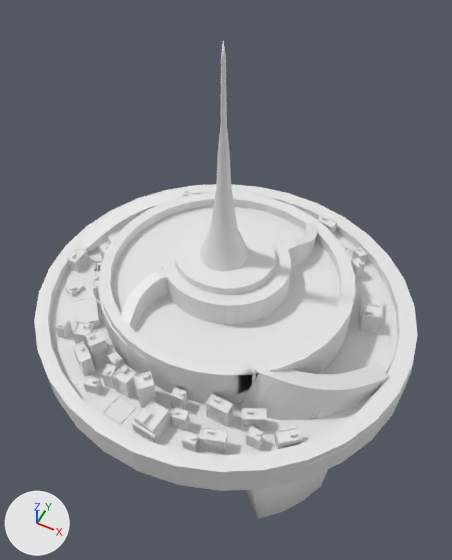
The OBJ model verfiyme/citymodel/city.obj: old version first, new version second.
One viewpoint serves both versions: a 50 mm camera at (1.09, -1.85, 3.49) aimed at (-0.03, 0.39, 0.69). Lighting does not change. The marker at lower left points along +X, +Y and +Z. Where no turn or scale is listed for an object, it has been applied to the vertices.

In view in the first picture: 'Building_Tall.001_Cube.023', 'Building_Tall.002_Cube.024', 'Building_Tall_Cube.022', 'Building_Wide.002_Cube.013', 'Building_Wide.007_Cube.037', 'Building_Wide.008_Cube.000', 'Building_Wide.009_Cube.002', 'Building_Wide_Cube.011', 'City_Base_Cone.001', 'Cube.001_Cube.032', 'Cube.002_Cube.040', 'Cube_Cube.030', 'Factory_Cube.021', 'Level_1_Cylinder.002', 'Level_2_Cylinder.001', 'Level_3_Cylinder', 'Plane', 'Plane.001', 'The_Tower_Cone.002'.
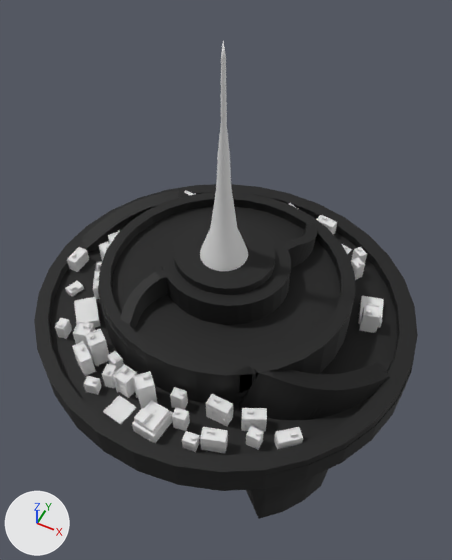
Pixel boxes [x1, y1, x2, y2] of what changed, in the pictures (452 x 560 px):
'Level_2_Cylinder.001', recoloured (white to black)
    both: [75, 191, 392, 420]
'Level_3_Cylinder', recoloured (white to black)
    both: [34, 184, 418, 491]
'Level_1_Cylinder.002', recoloured (white to black)
    both: [120, 218, 318, 329]
'The_Tower_Cone.002', recoloured
    both: [200, 106, 248, 271]
'City_Base_Cone.001', recoloured (white to black)
    both: [246, 469, 328, 519]
'Building_Wide_Cube.011', recoloured
    both: [206, 394, 233, 426]
'Building_Wide.008_Cube.000', recoloured
    both: [67, 247, 89, 272]
'Cube.001_Cube.032', recoloured
    both: [358, 296, 384, 327]
'Cube.002_Cube.040', recoloured
    both: [65, 281, 84, 297]
'Building_Wide.007_Cube.037', recoloured
    both: [99, 242, 110, 261]
'Plane.001', recoloured
    both: [346, 247, 352, 254]

The change in detail:
Material 'Buidlings' (mat_buidlings) is new.
Its base color is (0.79, 0.79, 0.79) (white #e6e6e6).
Its roughness is 0.69.
Material 'City_Struc' (mat_city_struc) is new.
Its base color is (0.00329, 0.00329, 0.00329) (black #0b0b0b).
Its roughness is 0.69.
me_building_wide_007_cube_037 has 662 vertices, 1320 faces and spans x -0.7737..-0.6425, y 0.1104..0.2255, z 0.7196..0.8615.
me_building_wide_007_cube_037 now uses material mat_buidlings (white #e6e6e6).
me_building_wide_008_cube_000 has 662 vertices, 1320 faces and spans x -0.9023..-0.8396, y 0.022..0.1406, z 0.6787..0.8206.
me_building_wide_008_cube_000 now uses material mat_buidlings (white #e6e6e6).
me_building_wide_009_cube_002 has 662 vertices, 1320 faces and spans x 0.6539..0.7829, y -0.5148..-0.3934, z 0.6974..0.8393.
me_building_wide_009_cube_002 now uses material mat_buidlings (white #e6e6e6).
me_building_wide_cube_011 has 662 vertices, 1320 faces and spans x 0.303..0.4226, y -0.5038..-0.4392, z 0.7377..0.8796.
me_building_wide_cube_011 now uses material mat_buidlings (white #e6e6e6).
me_city_base_cone_001 has 1727 vertices, 3423 faces, 68 loose edges and spans x -0.95..0.99, y -0.74..1.1, z -1.35..0.68.
me_city_base_cone_001 now uses material mat_city_struc (black #0b0b0b).
me_cube_001_cube_032 has 402 vertices, 800 faces and spans x 0.746..0.904, y 0.385..0.582, z 0.719..0.783.
me_cube_001_cube_032 now uses material mat_buidlings (white #e6e6e6).
me_cube_002_cube_040 has 450 vertices, 896 faces and spans x -0.8107..-0.7281, y -0.1528..-0.0538, z 0.7229..0.7737.
me_cube_002_cube_040 now uses material mat_buidlings (white #e6e6e6).
me_cube_cube_030 has 402 vertices, 800 faces and spans x -0.69..-0.486, y -0.339..-0.129, z 0.719..0.783.
me_cube_cube_030 now uses material mat_buidlings (white #e6e6e6).
me_factory_cube_021 has 919 vertices, 1834 faces and spans x 0.025..0.168, y -0.74..-0.575, z 0.732..0.859.
me_factory_cube_021 now uses material mat_buidlings (white #e6e6e6).
me_level_1_cylinder_002 has 2079 vertices, 4011 faces and spans x -0.289..0.413, y -0.353..0.758, z 0.823..1.148.
me_level_1_cylinder_002 now uses material mat_city_struc (black #0b0b0b).
me_level_2_cylinder_001 has 951 vertices, 1546 faces, 147 loose edges and spans x -0.96..1.05, y -0.47..0.85, z 0.69..1.01.
me_level_2_cylinder_001 now uses material mat_city_struc (black #0b0b0b).
me_level_3_cylinder has 196 vertices, 388 faces and spans x -1.0..1.14, y -0.84..1.19, z 0.57..0.8.
me_level_3_cylinder now uses material mat_city_struc (black #0b0b0b).
me_plane has 48 vertices, 82 faces and spans x -0.1665..-0.0319, y -0.7248..-0.5902, z 0.7349..0.7415.
me_plane now uses material mat_buidlings (white #e6e6e6).
me_plane_001 has 48 vertices, 82 faces and spans x 0.4833..0.5671, y 0.8498..0.9335, z 0.7376..0.7416.
me_plane_001 now uses material mat_buidlings (white #e6e6e6).
me_the_tower_cone_002 has 545 vertices, 1086 faces and spans x -0.124..0.239, y 0.004..0.367, z 0.953..2.316.
me_the_tower_cone_002 now uses material mat_buidlings (white #e6e6e6).
